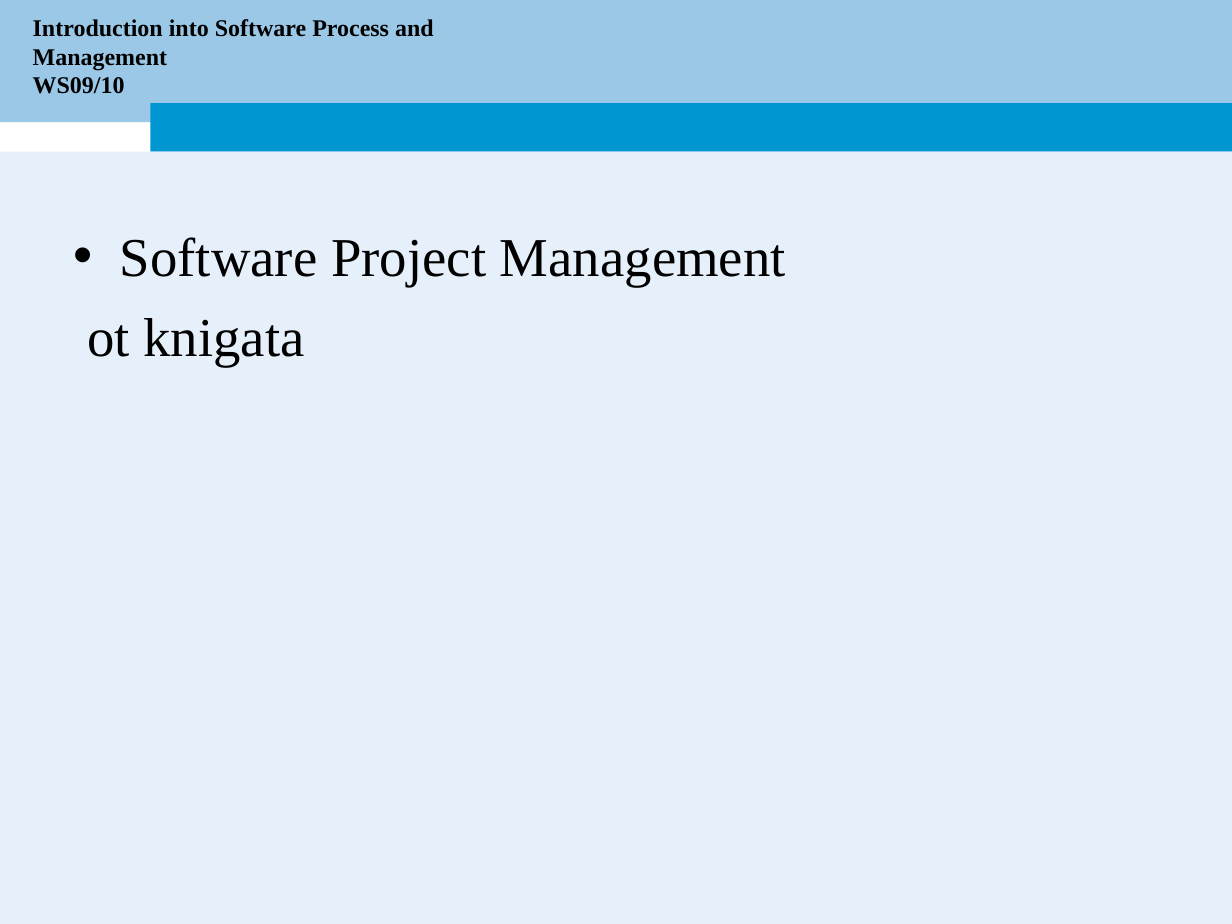
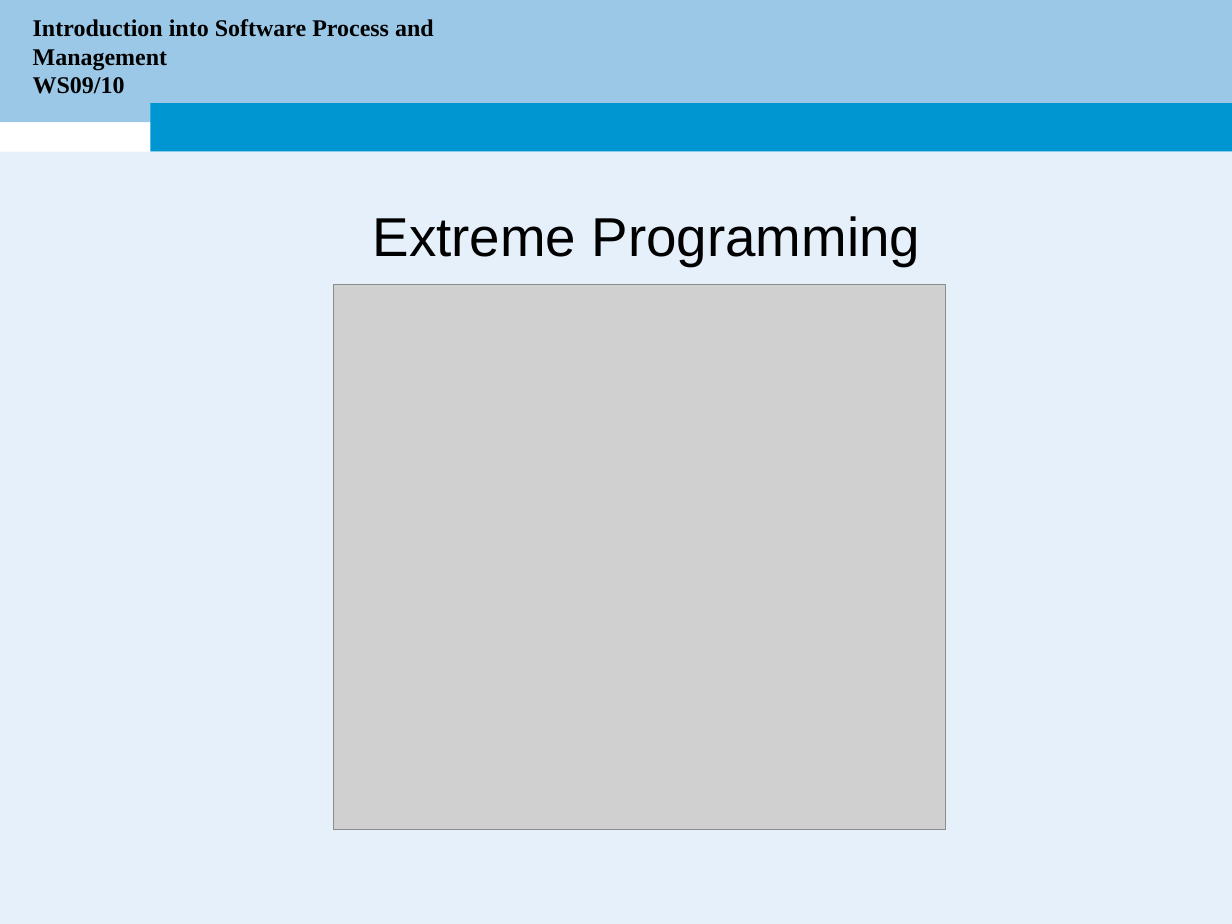
Before and after one commit to electrojit/simeonov, a slide deck: slide 17 of WS10/Bachelor Seminar/Presentaetion/Seminar-Simeonov.ppt (slide 8 before the commit). Drawn at 1232x924 pixels with LibreOffice and Linux fonts; fonts in the diff are those of the drawing; grey boxes stand for pictures; background and template pictures are left out. Boxes give left, top, right and bottom in pixels: in the first picture for what was removed or moved away, otherwise in the second. Text is boxed around its words. In the diff, an @@ line names an element or a change of style, - is before the commit and + after.

```diff
--- a/WS10/Bachelor Seminar/Presentaetion/Seminar-Simeonov.ppt
+++ b/WS10/Bachelor Seminar/Presentaetion/Seminar-Simeonov.ppt
@@ text removed at box(87, 237, 786, 366) @@
-• Software Project Management
-ot knigata
@@ text added at box(373, 216, 920, 266), 32 pt, text #000000 @@
+  Extreme Programming
@@ picture added at box(334, 285, 946, 830) @@
```
Also in this commit, not shown: 6 other slides changed, 5 slides added, 1 slide removed, 4 other files.
